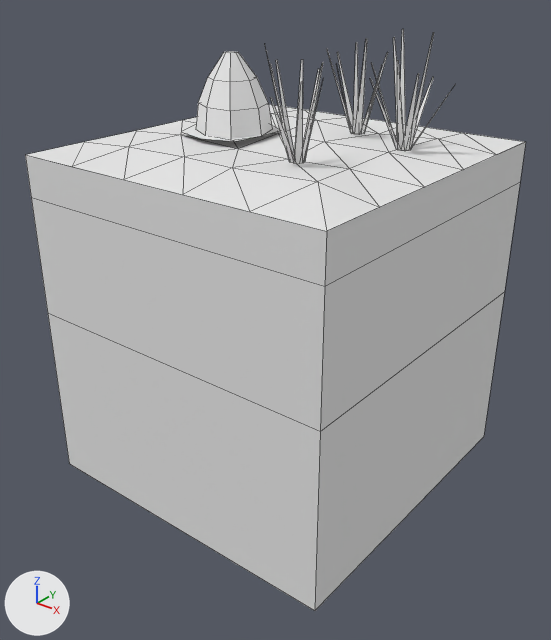
A saved change to the FBX model Assets/Tiles/Savanna/Savanna Tile 2.fbx.
Rendered twice from a camera (50 mm lens) standing at (2.64, -3.38, 2.05) and looking at (0.05, -0.14, 0.05). Lighting does not change. The marker at lower left points along +X, +Y and +Z. The older version comes first. Mesh edges are drawn as thin lines. Where no turn or scale is listed for an object, it has been applied to the vertices. Vertices at exactly the same position are counted once.

The first picture shows 'Savanna Tile 2'.
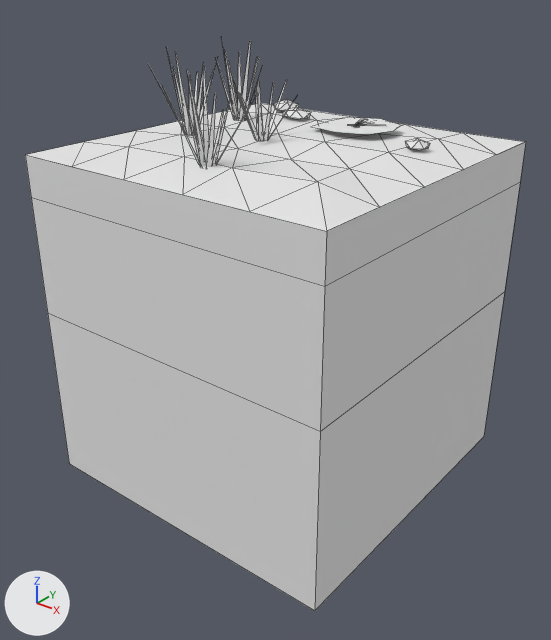
The change in detail:
me_savanna_tile_2 is used by ob_savanna_tile_2; location (0.0, 0.0, 0.0).
me_savanna_tile_2 had 216 vertices, 121 faces and spanned x -1.0..1.0, y -1.0..1.0, z -1.0..1.69.
me_savanna_tile_2 now has 260 vertices, 168 faces and spans x -1.0..1.0, y -1.0..1.0, z -1.0..1.57.
me_savanna_tile_2 part 1: 25 loose pieces with 102 vertices, spanning x -0.49..0.76, y -0.53..0.6, z 1.09..1.69, are deleted.
Part 2, on me_savanna_tile_2:
48 vertices are removed from x -0.69..0.83, y -0.26..0.48, z 1.09..1.68.
26 faces are deleted.
194 vertices are added at x -0.79..0.72, y -0.84..0.79, z 1.07..1.57.
99 new faces join them.
Other edits to the shape of me_savanna_tile_2 do not show in these pictures.

Location of each change, (x1, y1, x2, y2) in pixels of the pictures (551 x 640 px):
'Savanna Tile 2', reshaped
    before: (25, 29, 526, 611)
    after: (25, 38, 526, 611)
part 1 of me_savanna_tile_2, deleted
    before: (265, 32, 434, 164)
part 2 of me_savanna_tile_2, reshaped
    before: (181, 29, 455, 149)
    after: (148, 38, 430, 167)
